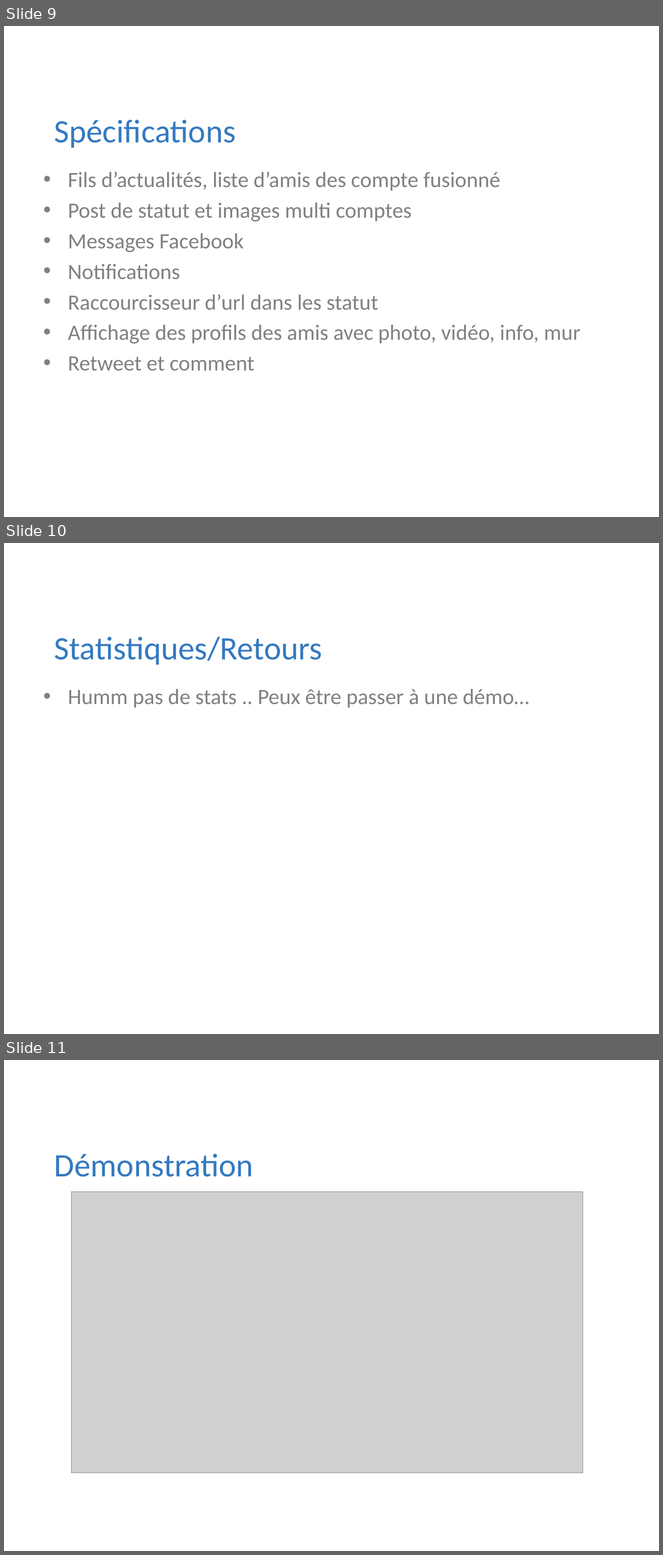
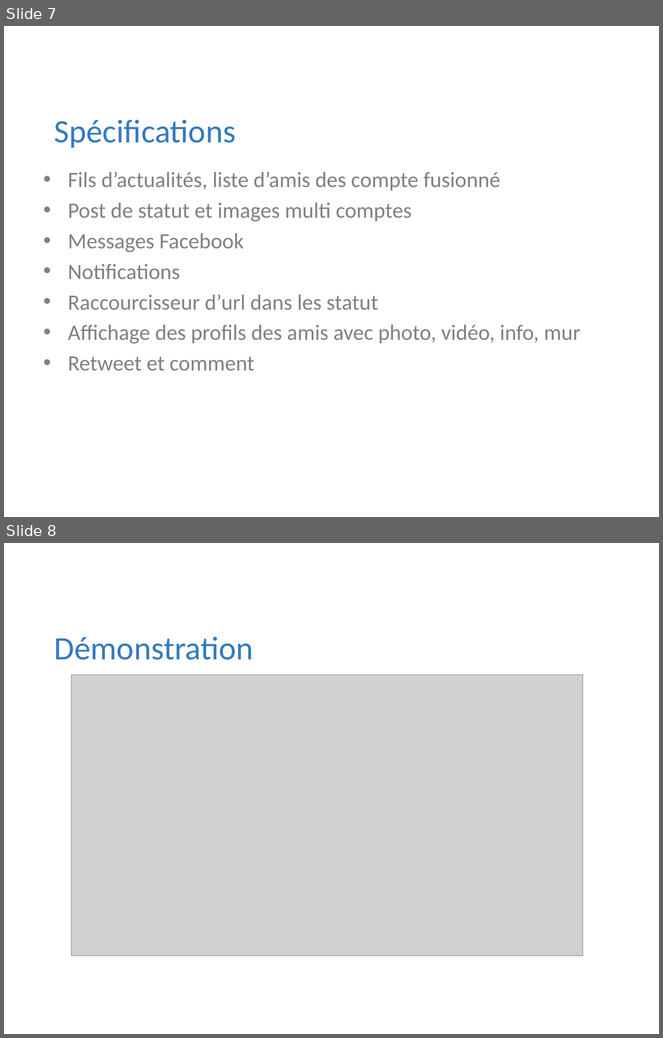
Before and after one commit to Riges/eip-silverlight, a slide deck: Docs/eip 10.09.11/myNETwork.pptx. Shown one above the other, each under a label of ours: slides 9, 10 and 11 before the commit, slides 7 and 8 after it. The pictures are 663x1555 and 663x1038 pixels, drawn with LibreOffice and Linux fonts; fonts in the diff are those of the drawing; grey boxes stand for pictures; background and template pictures are left out. Boxes give left, top, right and bottom in pixels: in the first picture for what was removed or moved away, otherwise in the second. Text is boxed around its words. In the diff, an @@ line names an element or a change of style, - is before the commit and + after.

```diff
--- a/Docs/eip 10.09.11/myNETwork.pptx
+++ b/Docs/eip 10.09.11/myNETwork.pptx
@@ slide 10 removed at (4,543,659,1034), background picture (left out) @@
@@ title removed at (37,554,626,599) @@
-Silverlight
@@ text removed at (54,637,323,665) @@
-Statistiques/Retours
@@ text removed at (68,689,530,708) @@
-• Humm pas de stats .. Peux être passer à une démo…
@@ what was slide 9 is now slide 7 @@
@@ what was slide 11 is now slide 8 @@
```
Also in this commit, not shown: 3 slides changed, 3 slides added, 2 other slides removed.
